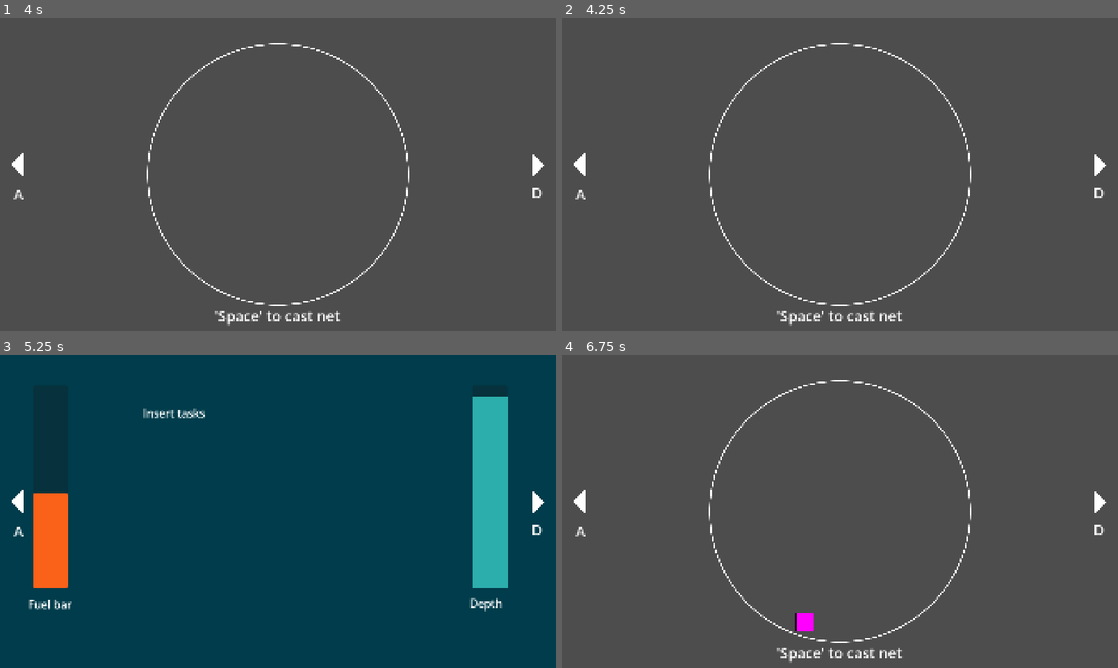
Above: before the commit, frames 1-4 (two rows, left to right).
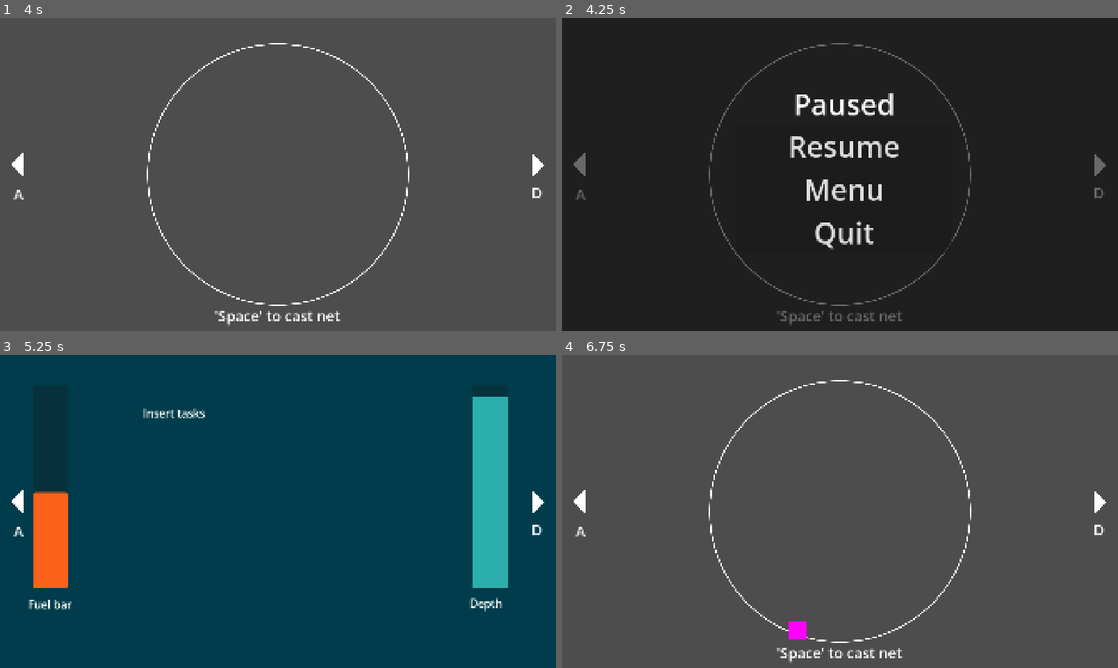
Above: after the commit, the same moments.

Repository: arsh-gupta-8/Game-Jam
Game: Godot game, scene res://Scenes/game.tscn
The game is run twice, just before and just after one commit, with the same random seed, the same clock (stepped at 60 frames per second) and the same inputs.
Inputs (mouse positions are in pixels of both pictures, inside the frame that each line leads up to):
- Up to frame 1 (4 s): tap Enter (ui_accept) at 0.5, 0.77, 1.25, 1.52, 2, 2.75, 3.02, 3.5, 3.77 s; move the mouse to (400, 158) at 0.52 s; hold D (switch_right) 0.53-1.28 s; click (400, 158) at 0.67 s; move the mouse to (166, 190) at 1.27 s; hold A (switch_left) 1.28-2.03 s; move the mouse to (333, 105) at 2.02 s; hold D (switch_right) 2.03-3.53 s; move the mouse to (250, 237) at 2.77 s; click (250, 237) at 2.92 s; move the mouse to (444, 221) at 3.52 s; hold A (switch_left) from 3.53 s (still down)
- Up to frame 2 (4.25 s): keep holding A (switch_left); tap Escape (ui_cancel) at 4.15 s
- Up to frame 3 (5.25 s): release A (switch_left) at 4.25 s; click (283, 483) at 4.25 s, where only the run after the commit has a clickable "Resume"; tap Enter (ui_accept) at 5 s; move the mouse to (111, 464) at 5.02 s; hold A (switch_left) from 5.03 s (still down)
- Up to frame 4 (6.75 s): tap Enter (ui_accept) at 5.27 s; move the mouse to (867, 511) at 5.77 s; click (867, 511) at 5.92 s; move the mouse to (756, 433) at 6.52 s; release A (switch_left) at 6.53 s; hold D (switch_right) from 6.53 s (still down)

Frame 1 is identical in both runs. In frame 2, 100% of the frame differs, in the area x 0-100%, y 0-100%; in frame 3, less than 0.1%; in frame 4, 0.3%.

Commit message:
Added Pause Menu

Diff:
--- a/Scenes/game.tscn
+++ b/Scenes/game.tscn
@@ -7,6 +7,7 @@
 [ext_resource type="PackedScene" uid="uid://c66xibm37tehp" path="res://Scenes/other_scene.tscn" id="6_v158k"]
 [ext_resource type="PackedScene" uid="uid://bb764aojp2i6a" path="res://Scenes/menu.tscn" id="7_h4fw4"]
 [ext_resource type="PackedScene" uid="uid://b3tnpivhmwplg" path="res://Scenes/lose_scene.tscn" id="8_h4fw4"]
+[ext_resource type="Script" uid="uid://bbo2eow25784t" path="res://Scripts/pause_menu.gd" id="9_h4fw4"]
 [ext_resource type="PackedScene" uid="uid://dy04m83cninet" path="res://Scenes/win_scene.tscn" id="9_ldgsr"]
 
 [node name="Game" type="Node2D" unique_id=377177155]
@@ -25,3 +26,48 @@
 [node name="WinScene" parent="." unique_id=810444533 instance=ExtResource("9_ldgsr")]
 
 [node name="Menu" parent="." unique_id=1044301759 instance=ExtResource("7_h4fw4")]
+
+[node name="PauseMenu" type="CanvasLayer" parent="." unique_id=2041336277]
+process_mode = 3
+layer = 10
+visible = false
+script = ExtResource("9_h4fw4")
+
+[node name="ColorRect" type="ColorRect" parent="PauseMenu" unique_id=365607558]
+offset_right = 1920.0
+offset_bottom = 1080.0
+color = Color(0, 0, 0, 0.5882353)
+
+[node name="VBoxContainer" type="VBoxContainer" parent="PauseMenu" unique_id=1488185631]
+anchors_preset = 8
+anchor_left = 0.5
+anchor_top = 0.5
+anchor_right = 0.5
+anchor_bottom = 0.5
+offset_left = -358.0
+offset_top = -311.0
+offset_right = 388.78003
+offset_bottom = 273.0
+grow_horizontal = 2
+grow_vertical = 2
+
+[node name="Paused" type="Label" parent="PauseMenu/VBoxContainer" unique_id=1500272637]
+layout_mode = 2
+theme_override_font_sizes/font_size = 100
+text = "Paused"
+horizontal_alignment = 1
+
+[node name="ResumeButton" type="Button" parent="PauseMenu/VBoxContainer" unique_id=327039565]
+layout_mode = 2
+theme_override_font_sizes/font_size = 100
+text = "Resume"
+
+[node name="MenuButton" type="Button" parent="PauseMenu/VBoxContainer" unique_id=1840850999]
+layout_mode = 2
+theme_override_font_sizes/font_size = 100
+text = "Menu"
+
+[node name="QuitButton" type="Button" parent="PauseMenu/VBoxContainer" unique_id=1043289901]
+layout_mode = 2
+theme_override_font_sizes/font_size = 100
+text = "Quit"
--- /dev/null
+++ b/Scripts/pause_menu.gd
@@ -0,0 +1,37 @@
+extends CanvasLayer
+
+@onready var resume_button: Button = $VBoxContainer/ResumeButton
+@onready var menu_button: Button = $VBoxContainer/MenuButton
+@onready var quit_button: Button = $VBoxContainer/QuitButton
+
+
+func _ready() -> void:
+	resume_button.pressed.connect(resume)
+	menu_button.pressed.connect(to_menu)
+	quit_button.pressed.connect(get_tree().quit)
+
+
+func _unhandled_input(event: InputEvent) -> void:
+	if event.is_action_pressed("ui_cancel"):
+		var game = get_parent()
+		if game.in_menu or game.game_over:
+			return
+		if get_tree().paused:
+			resume()
+		else:
+			pause()
+
+
+func pause() -> void:
+	visible = true
+	get_tree().paused = true
+
+
+func resume() -> void:
+	visible = false
+	get_tree().paused = false
+
+
+func to_menu() -> void:
+	get_tree().paused = false
+	get_tree().reload_current_scene()
--- a/Scripts/spawnFish.gd
+++ b/Scripts/spawnFish.gd
@@ -4,7 +4,7 @@
 var catchCDLength: int = 1
 var catchCD: Timer = Timer.new()
 
-@export var catch_radius: float = 450.0   # change this one number
+@export var catch_radius: float = 450.0
 var catch_center: Vector2
 
 
--- a/Scripts/switch_scenes.gd
+++ b/Scripts/switch_scenes.gd
@@ -30,6 +30,7 @@
 		end_scene.visible = false
 		end_scene.process_mode = Node.PROCESS_MODE_DISABLED
 	menu.visible = true
+	Global.draining = false
 
 
 func _unhandled_input(event: InputEvent) -> void:
@@ -44,6 +45,7 @@
 	Global.heldFish = false
 	Global.fuel = 500
 	Global.draining = true
+	Global.fishCaught.clear()
 	in_menu = false
 	skip_frame = true
 	menu.visible = false
Not shown, added: Scripts/pause_menu.gd.uid
